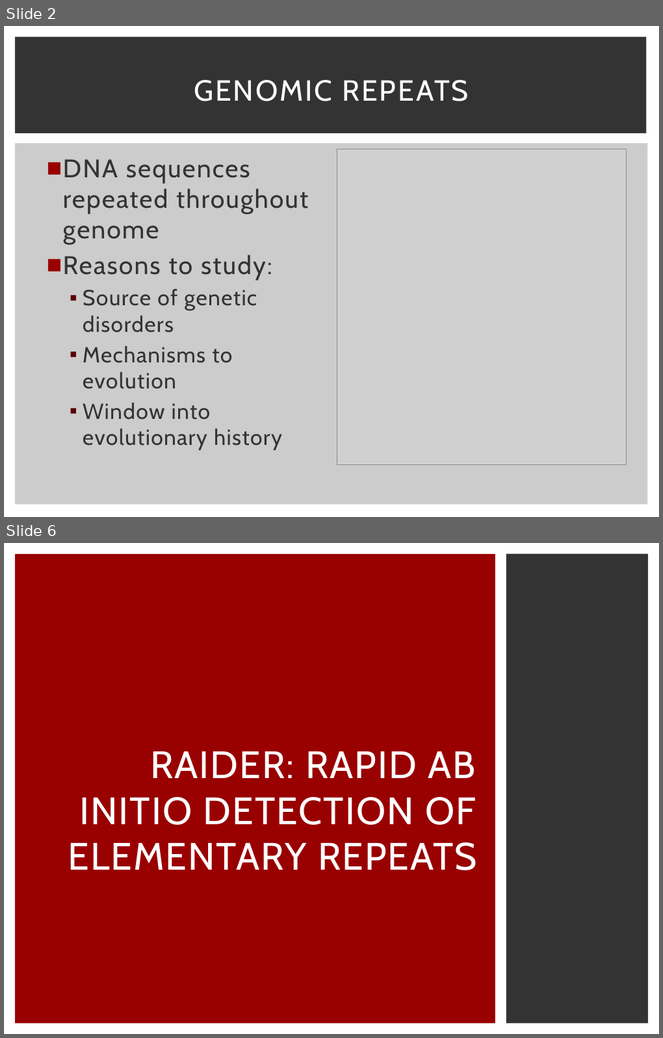
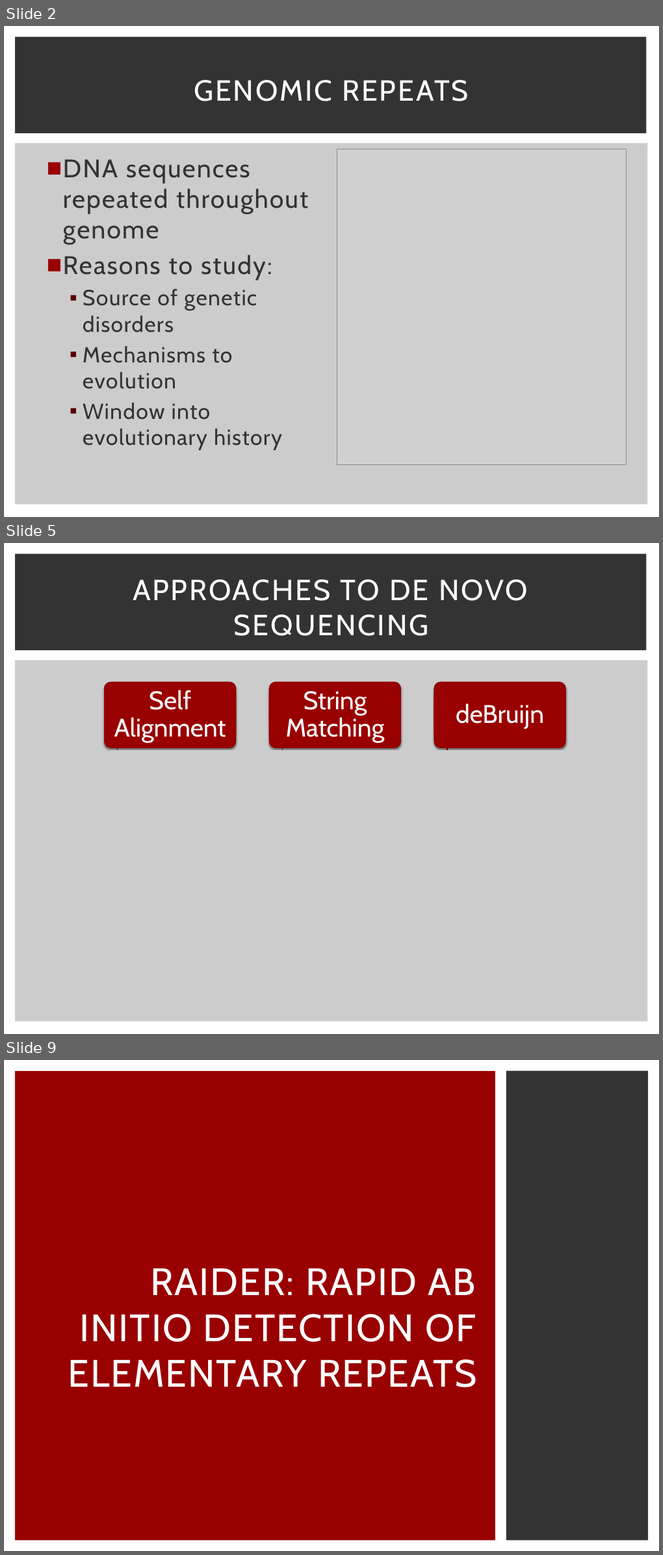
Before and after one commit to schaefce/proposal, a slide deck: GLBio.pptx. Shown one above the other, each under a label of ours: slides 2 and 6 before the commit, slides 2, 5 and 9 after it; the slides between them are not shown. The pictures are 663x1038 and 663x1555 pixels, drawn with LibreOffice and Linux fonts; fonts in the diff are those of the drawing; grey boxes stand for pictures. Boxes give left, top, right and bottom in pixels: in the first picture for what was removed or moved away, otherwise in the second. Text is boxed around its words. In the diff, an @@ line names an element or a change of style, - is before the commit and + after.

```diff
--- a/GLBio.pptx
+++ b/GLBio.pptx
@@ slide 5 added at bbox=[4, 543, 659, 1034], background #FFFFFF; not listed: 2 template elements that a slide beside it also shows @@
@@ title added at bbox=[133, 579, 528, 636], 32 pt, text #FFFFFF @@
+APPROACHES TO DE NOVO SEQUENCING
@@ rectangle added at bbox=[110, 751, 596, 1008], fill #CCCCCC, outline #CCCCCC 1.5 pt @@
@@ group added at bbox=[104, 682, 566, 962]: 9 freeform shapes, 3 rounded rectangles, 3 texts @@
+Self Alignment
+String Matching
+deBruijn
@@ what was slide 6 is now slide 9 @@
```
Also in this commit, not shown: 5 slides changed, 17 other slides added, 1 slide removed.
